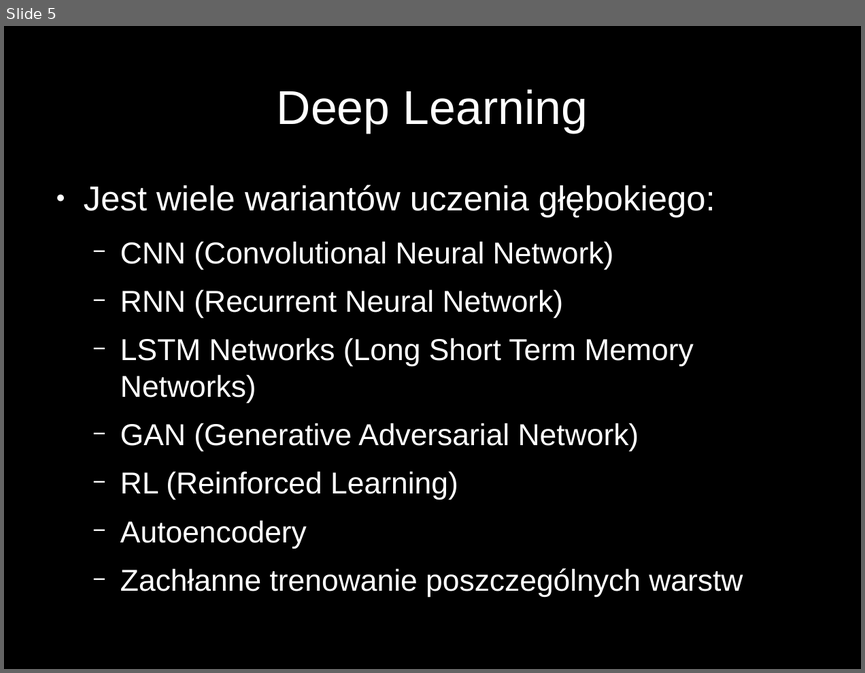
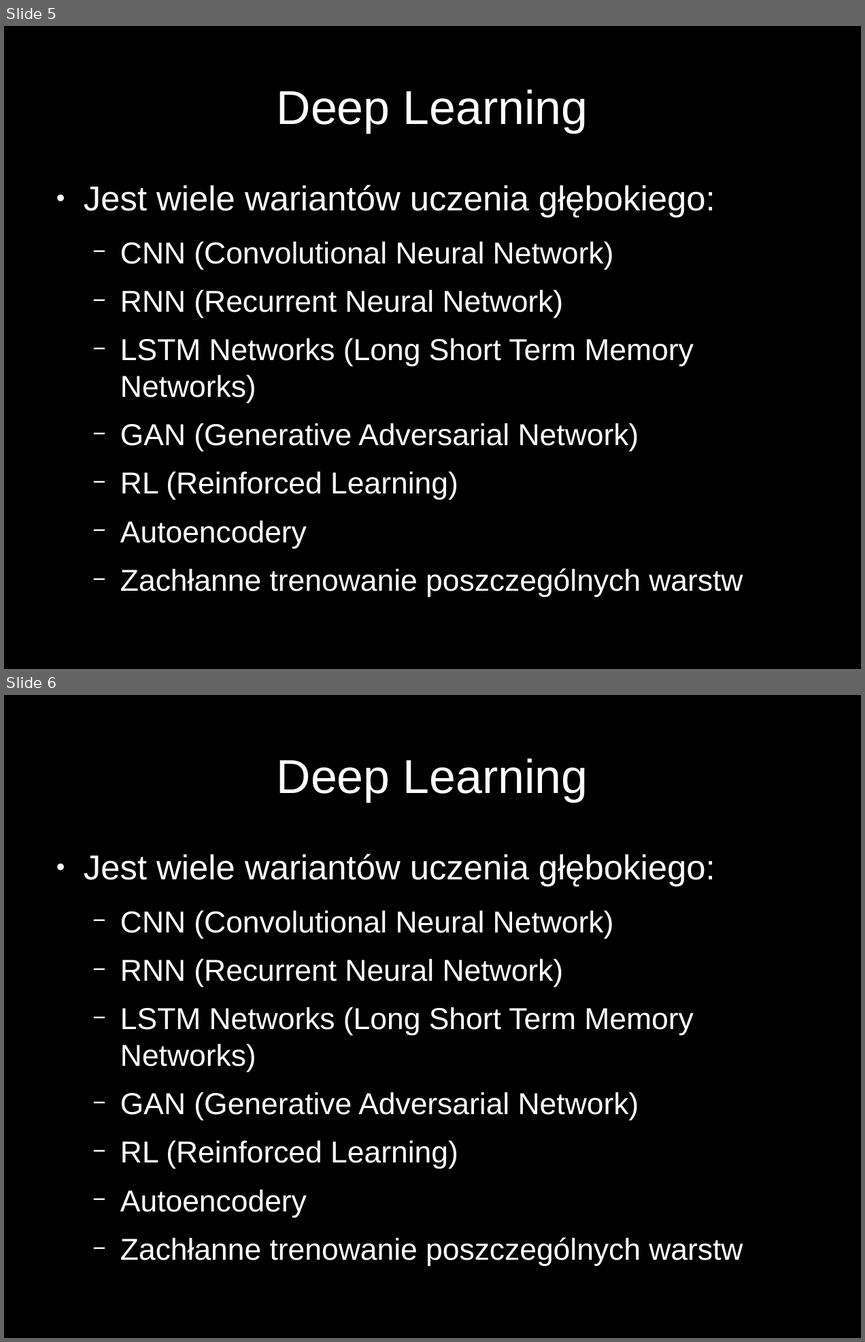
Before and after one commit to ptutak/PSI_GCP04_zima_2017-2018_Piotr_Tutak, a slide deck: 07-Prezentacja/prezentacja.odp. Shown one above the other, each under a label of ours: slide 5 before the commit, slides 5 and 6 after it. The pictures are 865x673 and 865x1342 pixels, drawn with LibreOffice and Linux fonts; fonts in the diff are those of the drawing. Boxes give left, top, right and bottom in pixels: in the first picture for what was removed or moved away, otherwise in the second. Text is boxed around its words. In the diff, an @@ line names an element or a change of style, - is before the commit and + after.

```diff
--- a/07-Prezentacja/prezentacja.odp
+++ b/07-Prezentacja/prezentacja.odp
@@ slide 6 added at (4, 695, 861, 1338), background #000000 @@
@@ title added at (277, 758, 588, 802), 44 pt, text #FFFFFF @@
+Deep Learning
@@ text added at (84, 853, 742, 1266), 28 pt, text #FFFFFF @@
+● Jest wiele wariantów uczenia głębokiego:
+  − CNN (Convolutional Neural Network)
+  − RNN (Recurrent Neural Network)
+  − LSTM Networks (Long Short Term Memory Networks)
+  − GAN (Generative Adversarial Network)
+  − RL (Reinforced Learning)
+  − Autoencodery
+  − Zachłanne trenowanie poszczególnych warstw
```
Also in this commit, not shown: 3 other slides added, 1 other file.
